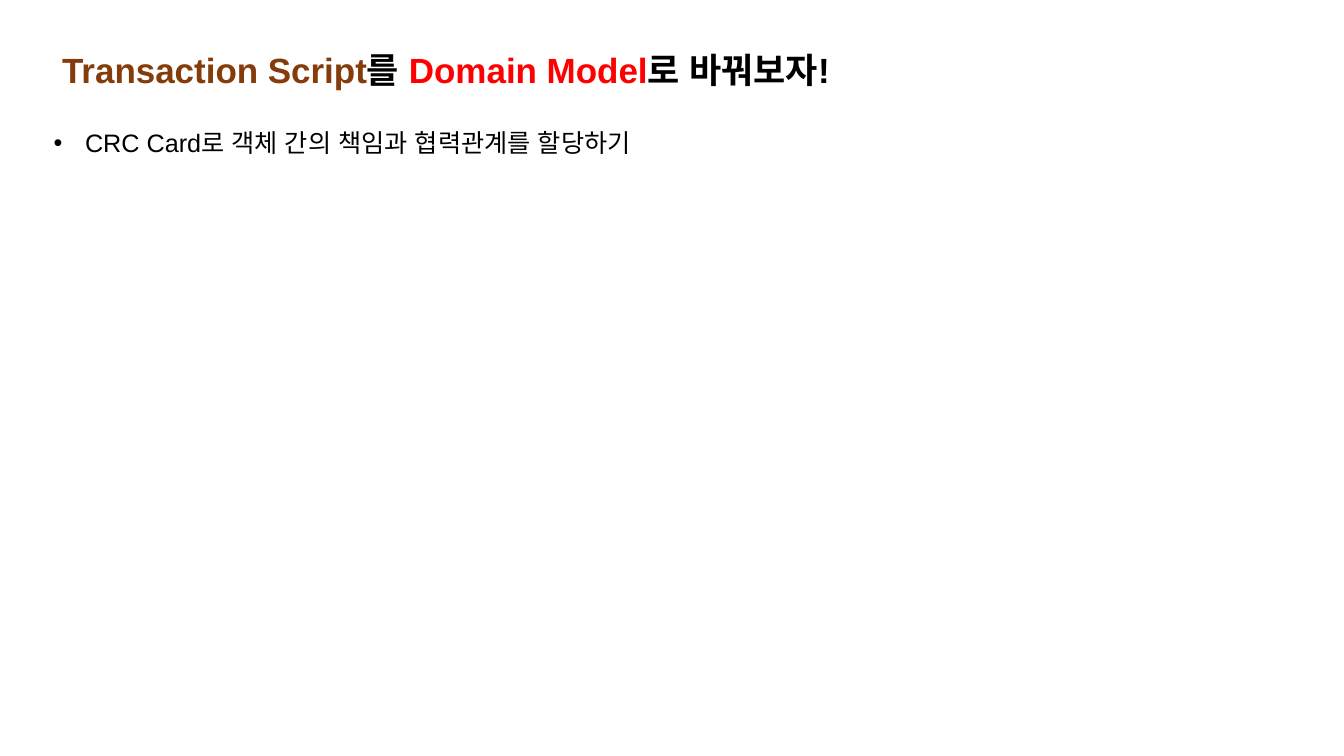
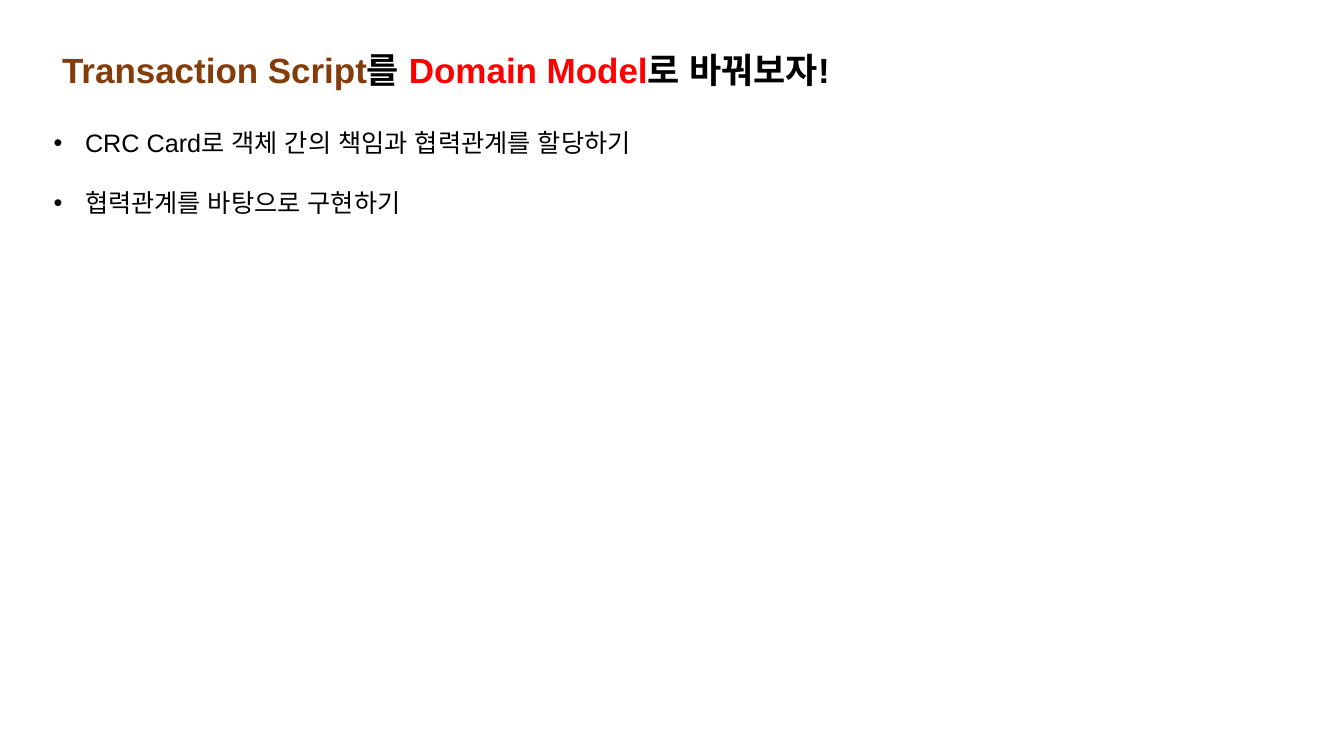
Before and after one commit to K-Diger/RealOOP, a slide deck: slide 14 of RealOOP.pptx (slide 10 before the commit). Drawn at 1344x756 pixels with LibreOffice and Linux fonts; fonts in the diff are those of the drawing. Boxes give left, top, right and bottom in pixels: in the first picture for what was removed or moved away, otherwise in the second. Text is boxed around its words. In the diff, an @@ line names an element or a change of style, - is before the commit and + after.

```diff
--- a/RealOOP.pptx
+++ b/RealOOP.pptx
@@ text at box(85, 191, 401, 214): paragraph added @@
+• 협력관계를 바탕으로 구현하기
```
Also in this commit, not shown: 17 other slides changed, 8 slides added, 2 slides removed.
